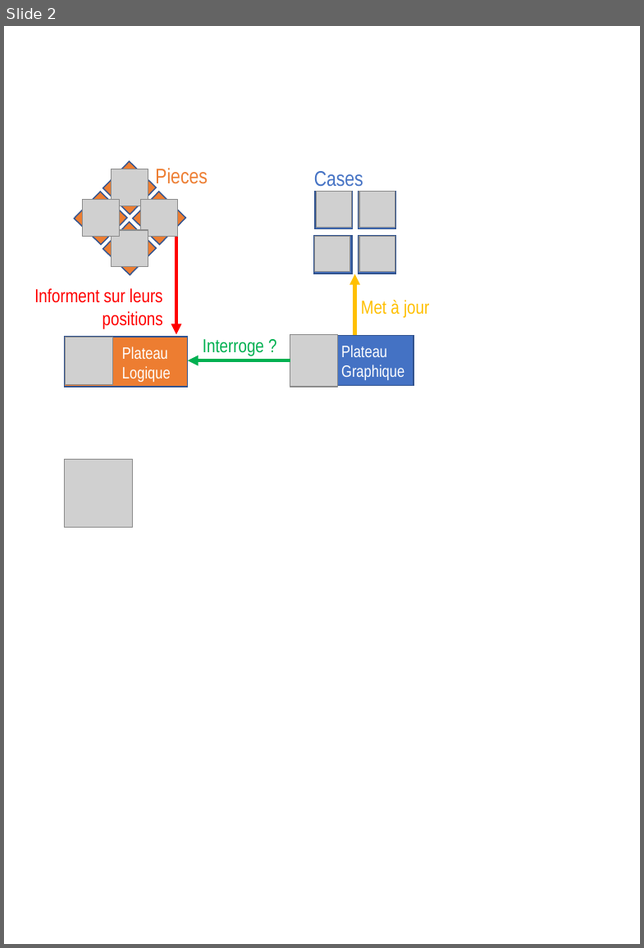
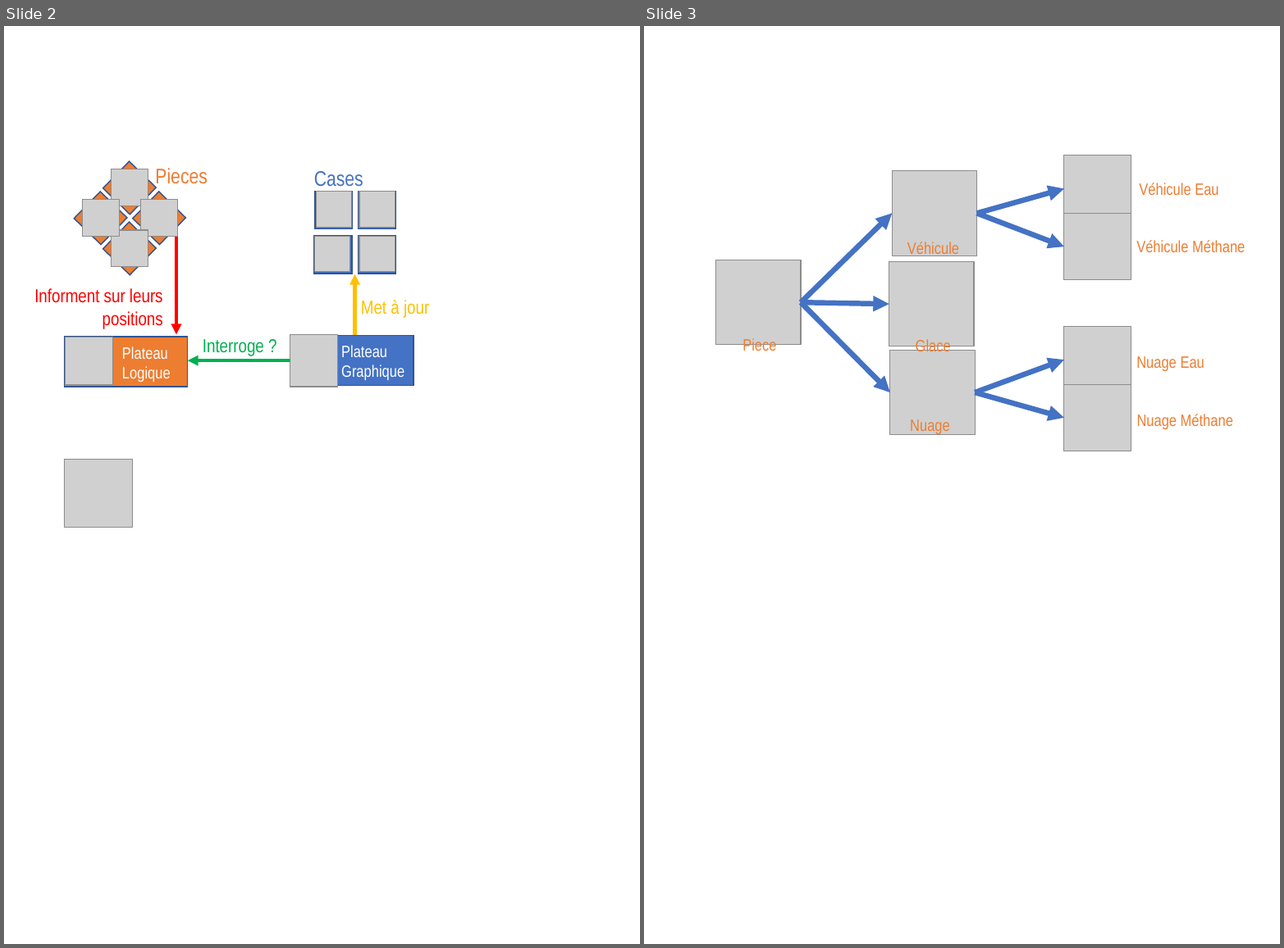
Before and after one commit to Lucien-Piat/MoonQuest, a slide deck: Word report/MoonQuest_figures.pptx. Shown side by side, each under a label of ours: slide 2 before the commit, slides 2 and 3 after it. The pictures are 644x948 and 1284x948 pixels, drawn with LibreOffice and Linux fonts; fonts in the diff are those of the drawing; grey boxes stand for pictures. Boxes give left, top, right and bottom in pixels: in the first picture for what was removed or moved away, otherwise in the second. Text is boxed around its words. In the diff, an @@ line names an element or a change of style, - is before the commit and + after.

```diff
--- a/Word report/MoonQuest_figures.pptx
+++ b/Word report/MoonQuest_figures.pptx
@@ slide 3 added at (x1=644, y1=26, x2=1280, y2=944), background #FFFFFF @@
@@ picture added at (x1=892, y1=171, x2=977, y2=256) @@
@@ picture added at (x1=1064, y1=156, x2=1130, y2=223) @@
@@ arrow added from (977, 213) to (1064, 188), #4472C4 4.5 pt @@
@@ text added at (x1=1138, y1=183, x2=1218, y2=195), 14 pt, text #ED7D31 @@
+Véhicule Eau
@@ arrow added from (801, 302) to (892, 213), #4472C4 4.5 pt @@
@@ arrow added from (977, 213) to (1064, 247), #4472C4 4.5 pt @@
@@ picture added at (x1=1064, y1=213, x2=1130, y2=280) @@
@@ text added at (x1=907, y1=242, x2=959, y2=258), 14 pt, text #ED7D31 @@
+Véhicule
@@ text added at (x1=1136, y1=240, x2=1244, y2=252), 14 pt, text #ED7D31 @@
+Véhicule Méthane
@@ picture added at (x1=716, y1=260, x2=801, y2=345) @@
@@ picture added at (x1=889, y1=261, x2=974, y2=347) @@
@@ arrow added from (801, 302) to (889, 304), #4472C4 4.5 pt @@
@@ arrow added from (801, 302) to (890, 392), #4472C4 4.5 pt @@
@@ text added at (x1=742, y1=338, x2=776, y2=355), 14 pt, text #ED7D31 @@
+Piece
@@ text added at (x1=915, y1=339, x2=951, y2=352), 14 pt, text #ED7D31 @@
+Glace
@@ picture added at (x1=1064, y1=326, x2=1130, y2=393) @@
@@ picture added at (x1=890, y1=350, x2=974, y2=434) @@
@@ arrow added from (974, 392) to (1064, 360), #4472C4 4.5 pt @@
@@ text added at (x1=1136, y1=356, x2=1204, y2=371), 14 pt, text #ED7D31 @@
+Nuage Eau
@@ arrow added from (974, 392) to (1064, 417), #4472C4 4.5 pt @@
@@ picture added at (x1=1064, y1=384, x2=1130, y2=452) @@
@@ text added at (x1=1137, y1=414, x2=1233, y2=429), 14 pt, text #ED7D31 @@
+Nuage Méthane
@@ text added at (x1=910, y1=420, x2=950, y2=435), 14 pt, text #ED7D31 @@
+Nuage
```
Also in this commit, not shown: 1 slide removed, 12 other files.
